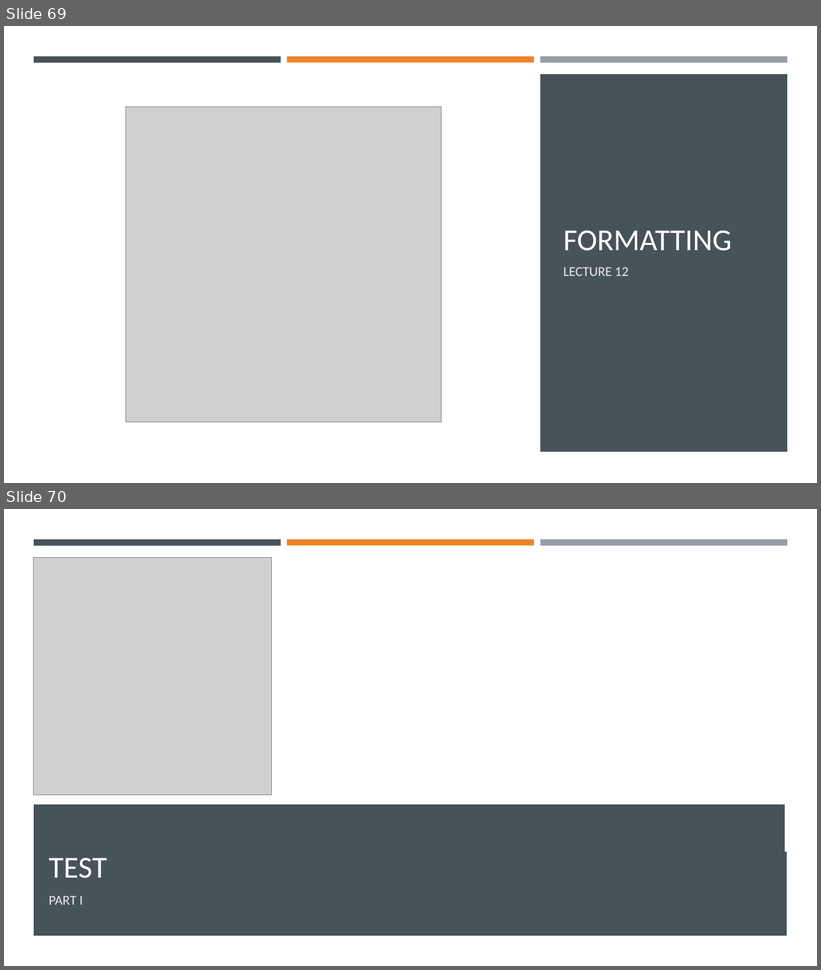
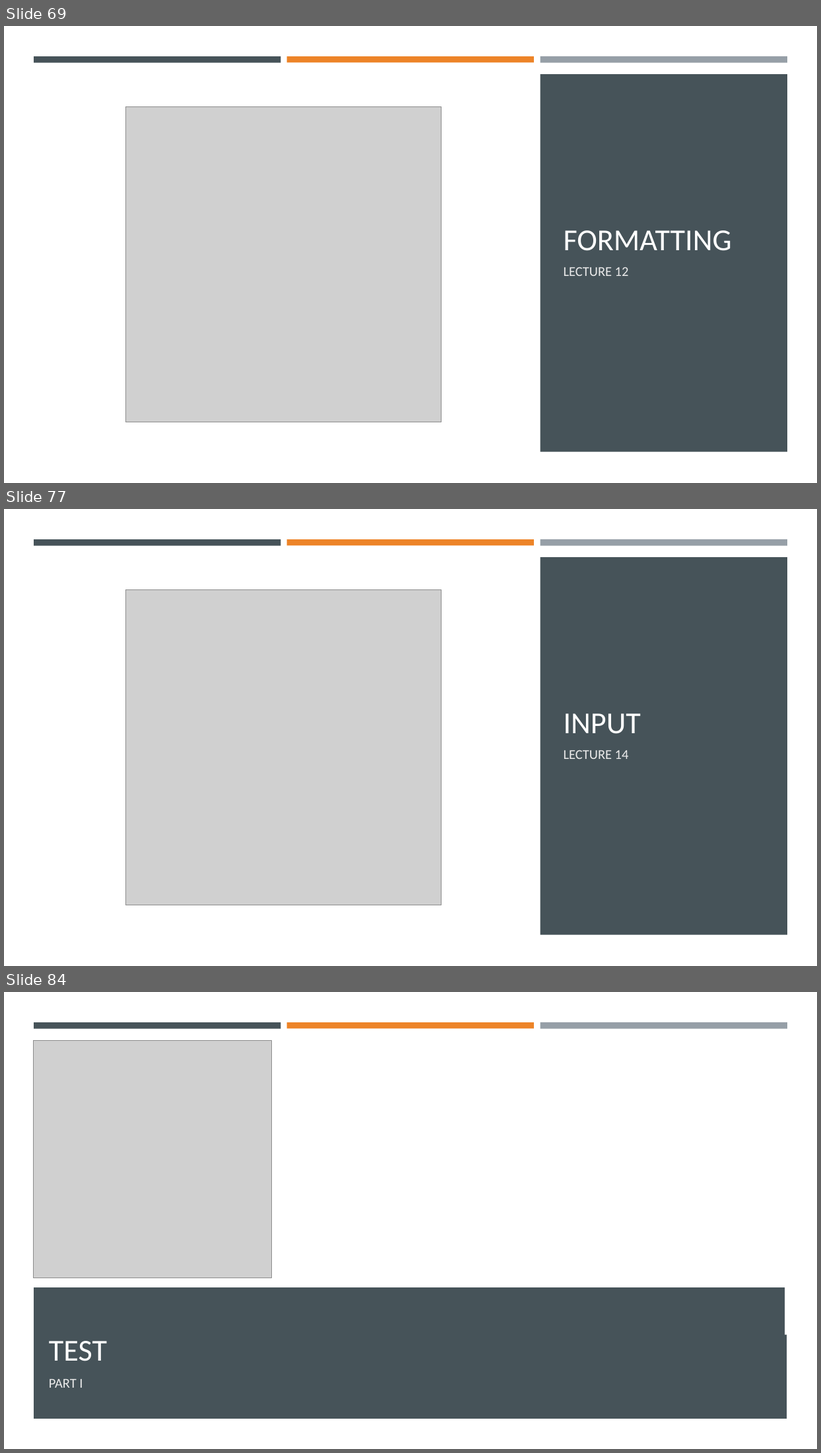
Before and after one commit to Ghost0396/iot, a slide deck: python/Python 3.pptx. Shown one above the other, each under a label of ours: slides 69 and 70 before the commit, slides 69, 77 and 84 after it; the slides between them are not shown. The pictures are 821x970 and 821x1453 pixels, drawn with LibreOffice and Linux fonts; fonts in the diff are those of the drawing; grey boxes stand for pictures. Boxes give left, top, right and bottom in pixels: in the first picture for what was removed or moved away, otherwise in the second. Text is boxed around its words. In the diff, an @@ line names an element or a change of style, - is before the commit and + after.

```diff
--- a/python/Python 3.pptx
+++ b/python/Python 3.pptx
@@ slide 77 added at (4,509,817,966), background #FFFFFF @@
@@ rectangle added at (34,539,281,545), fill #465359 @@
@@ rectangle added at (287,539,534,545), fill #ED8428 @@
@@ rectangle added at (540,539,787,546), fill #969FA7 @@
@@ rectangle added at (4,552,817,966), fill #FFFFFF @@
@@ rectangle added at (540,557,787,935), fill #465359 @@
@@ picture added at (125,590,442,906) @@
@@ title added at (564,714,641,734), 36 pt, text #FFFFFF @@
+INPUT
@@ text added at (564,750,629,759), 16 pt, text #EBEBEB @@
+LECTURE 14
@@ what was slide 70 is now slide 84 @@
```
Also in this commit, not shown: 13 other slides added.
